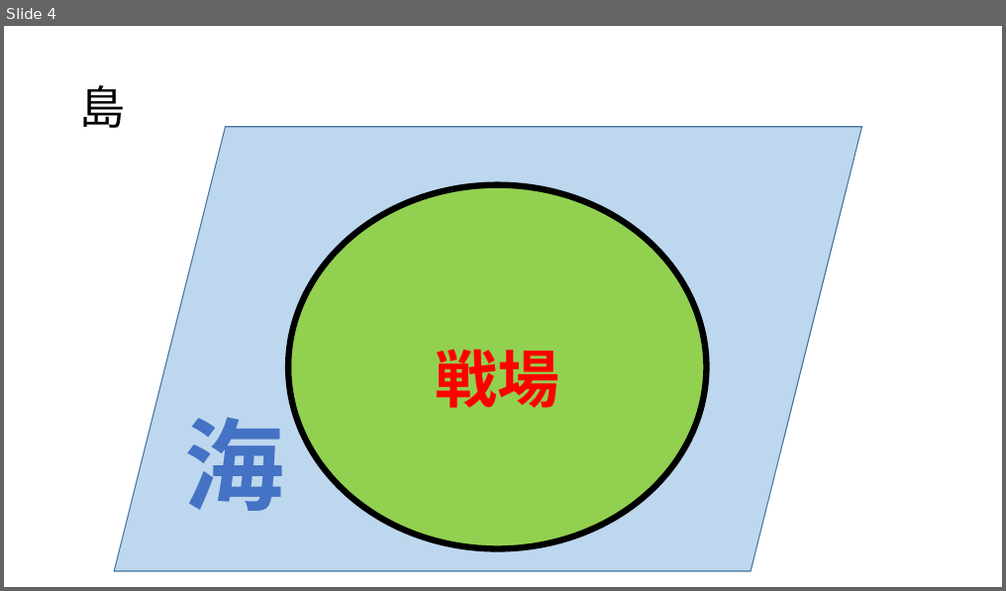
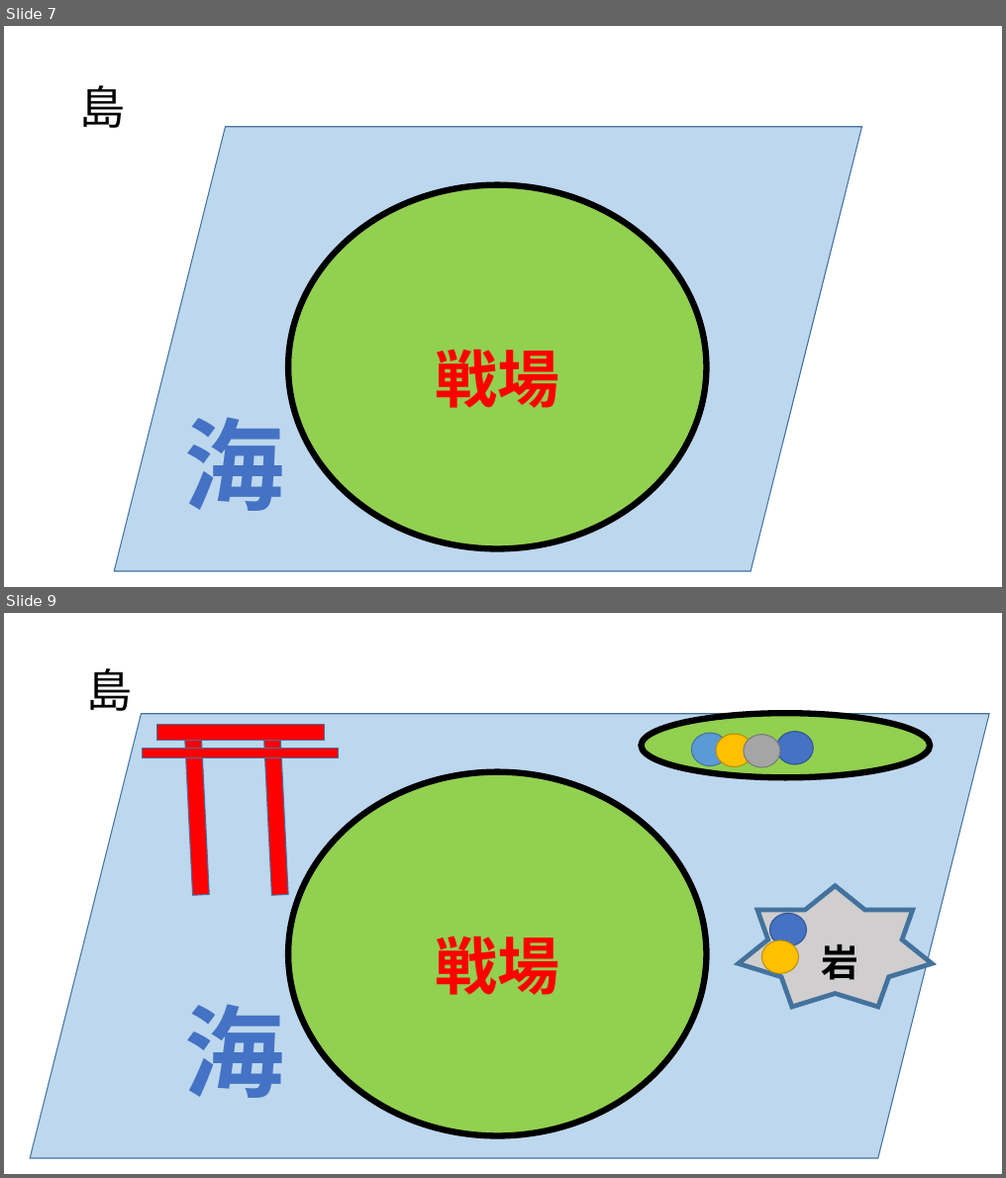
Before and after one commit to MizukiKato0416/sotsugyou_time_kato, a slide deck: ステージ構成案.pptx. Shown one above the other, each under a label of ours: slide 4 before the commit, slides 7 and 9 after it; the slides between them are not shown. The pictures are 1006x591 and 1006x1178 pixels, drawn with LibreOffice and Linux fonts; fonts in the diff are those of the drawing. Boxes give left, top, right and bottom in pixels: in the first picture for what was removed or moved away, otherwise in the second. Text is boxed around its words. In the diff, an @@ line names an element or a change of style, - is before the commit and + after.

```diff
--- a/ステージ構成案.pptx
+++ b/ステージ構成案.pptx
@@ slide 9 added at (x1=4, y1=613, x2=1002, y2=1174), background #FFFFFF @@
@@ title added at (x1=87, y1=668, x2=133, y2=711), 44 pt, text #000000 @@
+島
@@ parallelogram added at (x1=30, y1=714, x2=990, y2=1158), fill #BDD7EE, outline #43739E 1 pt @@
@@ rectangle added at (x1=156, y1=724, x2=325, y2=741), fill #FF0000, outline #43739E 1 pt @@
@@ rectangle added at (x1=185, y1=727, x2=210, y2=895), fill #FF0000, outline #43739E 1 pt @@
@@ rectangle added at (x1=263, y1=727, x2=288, y2=895), fill #FF0000, outline #43739E 1 pt @@
@@ ellipse added at (x1=642, y1=713, x2=930, y2=777), fill #92D050, outline #000000 6 pt @@
@@ ellipse added at (x1=776, y1=731, x2=813, y2=764), fill #4472C4, outline #325491 1 pt @@
@@ rectangle added at (x1=143, y1=749, x2=339, y2=759), fill #FF0000, outline #43739E 1 pt @@
@@ ellipse added at (x1=692, y1=733, x2=729, y2=765), fill #5B9BD5, outline #43739E 1 pt @@
@@ ellipse added at (x1=716, y1=734, x2=752, y2=766), fill #FFC000, outline #BD8E00 1 pt @@
@@ ellipse added at (x1=744, y1=735, x2=780, y2=767), fill #A5A5A5, outline #7A7A7A 1 pt @@
@@ ellipse added at (x1=288, y1=771, x2=707, y2=1137), fill #92D050, outline #000000 6 pt @@
@@ star added at (x1=739, y1=886, x2=933, y2=1008), fill #D0CECE, outline #43739E 4.5 pt @@
@@ text added at (x1=435, y1=936, x2=559, y2=995), 60 pt, text #FF0000, bold @@
+戦場
@@ ellipse added at (x1=770, y1=913, x2=807, y2=947), fill #4472C4, outline #325491 1 pt @@
@@ ellipse added at (x1=761, y1=941, x2=798, y2=973), fill #FFC000, outline #BD8E00 1 pt @@
@@ text added at (x1=821, y1=945, x2=858, y2=980), 36 pt, text #000000, bold @@
+岩
@@ text added at (x1=184, y1=1004, x2=284, y2=1098), 96 pt, text #4472C4, bold @@
+海
@@ what was slide 4 is now slide 7 @@
```
Also in this commit, not shown: 4 other slides changed, 5 other slides added, 1 other file.
